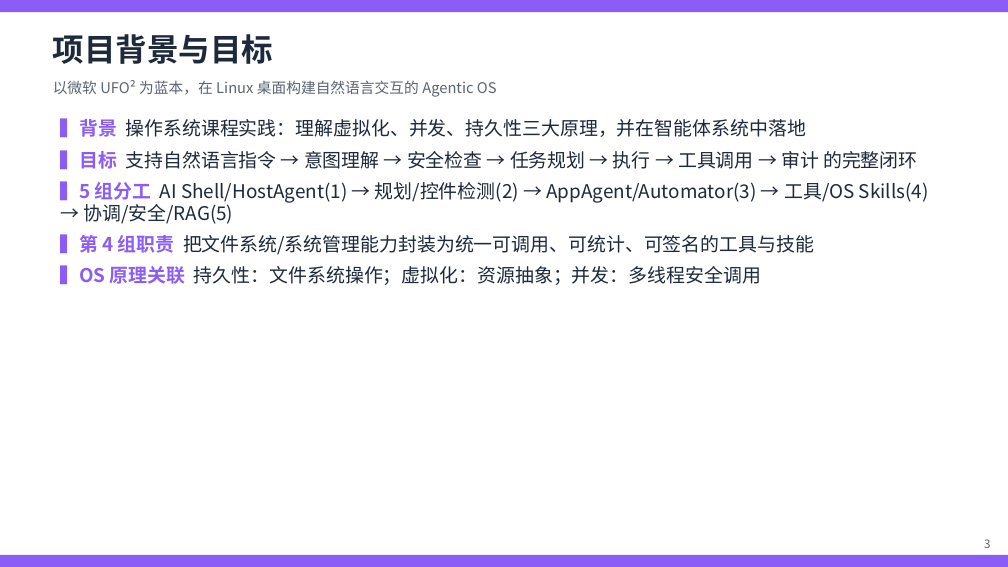
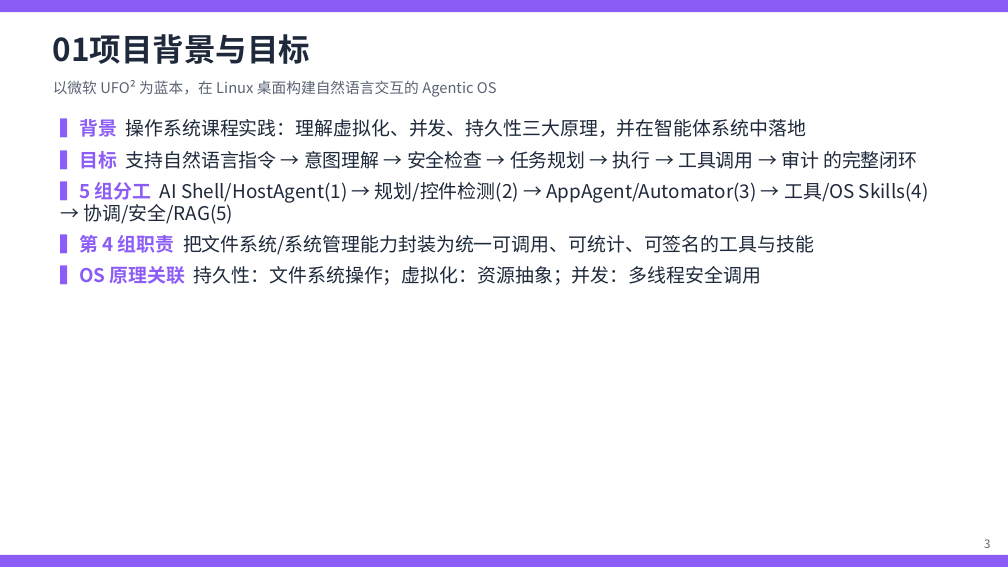
Before and after one commit to yurenhjh/miniyu, a slide deck: slide 4 of docs/第4组汇报PPT.pptx. Drawn at 1008x567 pixels with LibreOffice and Linux fonts; fonts in the diff are those of the drawing. Boxes give left, top, right and bottom in pixels: in the first picture for what was removed or moved away, otherwise in the second. Text is boxed around its words. In the diff, an @@ line names an element or a change of style, - is before the commit and + after.

```diff
--- a/docs/第4组汇报PPT.pptx
+++ b/docs/第4组汇报PPT.pptx
@@ text at (53,34,311,64): text changed @@
-项目背景与目标
+01项目背景与目标
```
Also in this commit, not shown: 18 other slides changed, 2 slides added, 16 other files.
